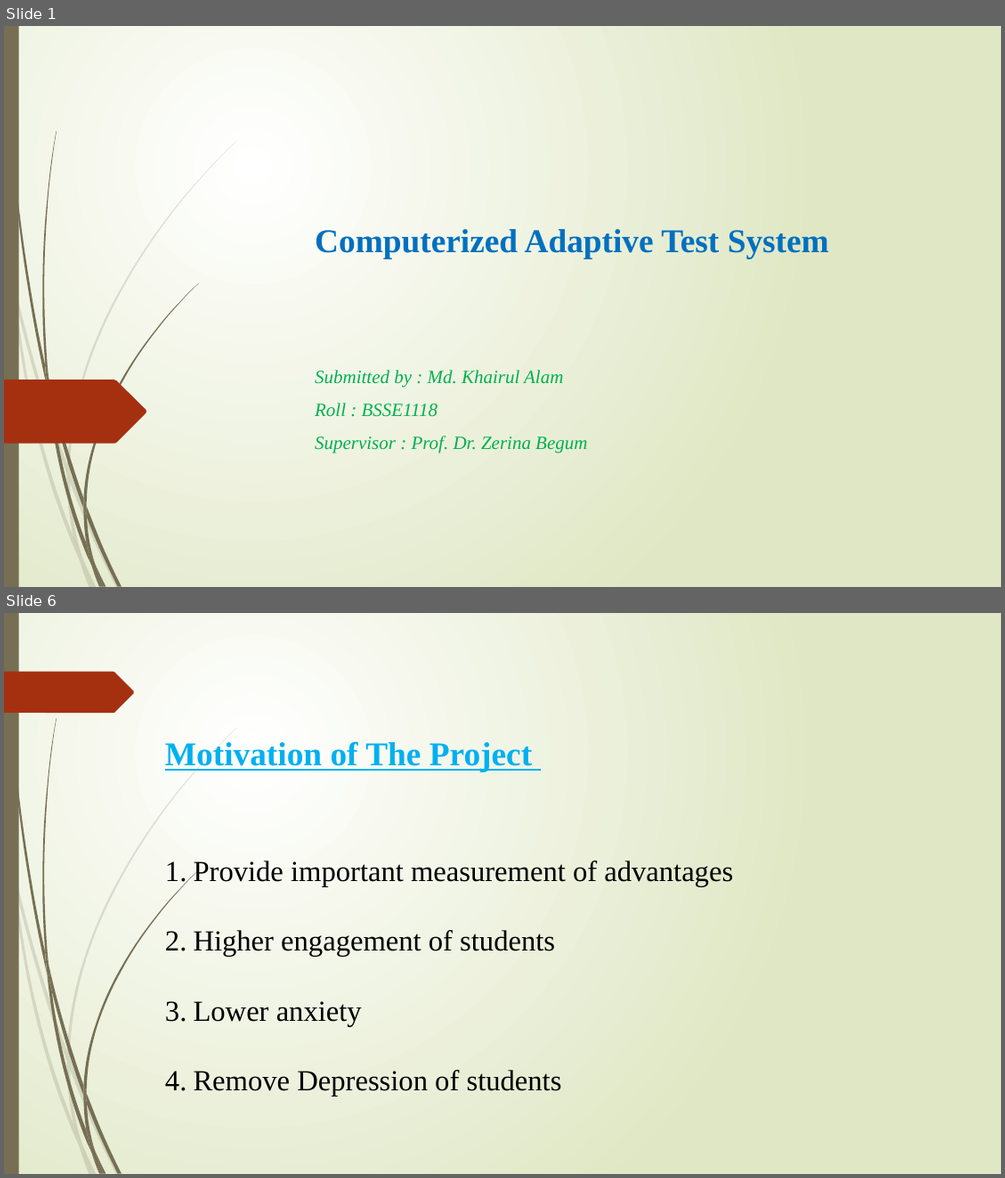
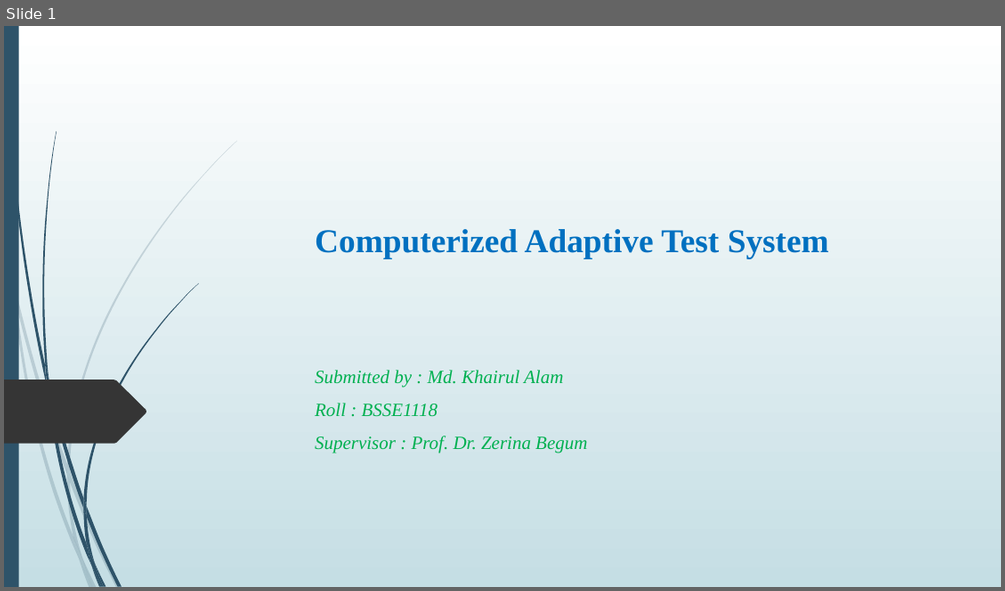
Before and after one commit to meKhairul/SPL---1, a slide deck: Computerized Adaptive Test System.pptx. Shown one above the other, each under a label of ours: slides 1 and 6 before the commit, slide 1 after it; the slides between them are not shown. The pictures are 1005x1178 and 1005x591 pixels, drawn with LibreOffice and Linux fonts; fonts in the diff are those of the drawing. Boxes give left, top, right and bottom in pixels: in the first picture for what was removed or moved away, otherwise in the second. Text is boxed around its words. In the diff, an @@ line names an element or a change of style, - is before the commit and + after.

```diff
--- a/Computerized Adaptive Test System.pptx
+++ b/Computerized Adaptive Test System.pptx
@@ slide 6 removed at bbox=[4, 613, 1001, 1174], background gradient #FFFFFF to #DFE8C4; not listed: 23 template elements that a slide beside it also shows @@
@@ freeform shape removed at bbox=[4, 672, 134, 713] @@
@@ text removed at bbox=[165, 741, 733, 1096] @@
-Motivation of The Project
-1. Provide important measurement of advantages
-2. Higher engagement of students
-3. Lower anxiety
-4. Remove Depression of students
@@ slide 1 changed as well @@
@@ background gradient #FFFFFF to #DFE8C4 to gradient #FFFFFF to #C5DEE5 @@
@@ freeform shape at bbox=[7, 26, 47, 386]: fill #766F54 to #2E5369; outline redrawn @@
@@ fill #766F54 to #2E5369 in 12 elements at bbox=[48, 379, 83, 508], bbox=[86, 506, 121, 586], bbox=[47, 383, 91, 566], bbox=[96, 564, 106, 587], bbox=[45, 362, 52, 403], bbox=[83, 283, 198, 506], bbox=[91, 566, 101, 587], bbox=[83, 508, 95, 564], bbox=[83, 498, 86, 516], bbox=[86, 543, 104, 586], bbox=[4, 26, 19, 587], bbox=[42, 131, 57, 379] @@
@@ freeform shape at bbox=[4, 379, 146, 443]: fill #A53010 to #353535 @@
@@ fill #766F54 at 20% opacity to #2E5369 at 20% opacity in 10 elements at bbox=[4, 237, 12, 288], bbox=[15, 284, 67, 474], bbox=[70, 472, 120, 587], bbox=[82, 557, 97, 587], bbox=[12, 288, 80, 560], bbox=[67, 474, 82, 557], bbox=[67, 141, 237, 472], bbox=[80, 560, 93, 587], bbox=[67, 464, 70, 483], bbox=[73, 537, 93, 587] @@
```
Also in this commit, not shown: 5 other slides changed, 7 slides added.
